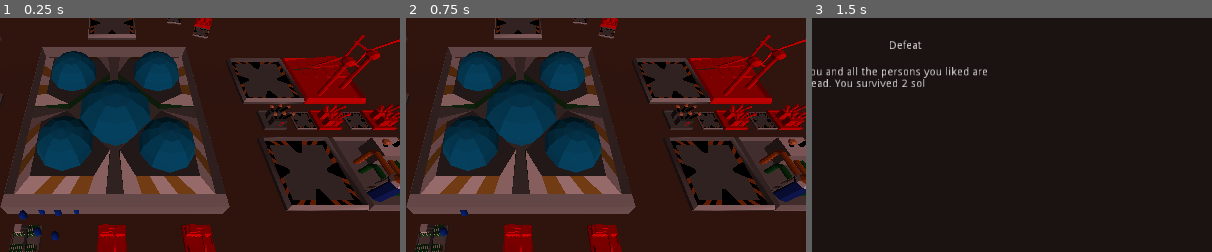
Above: before the commit, frames 1-3 (left to right).
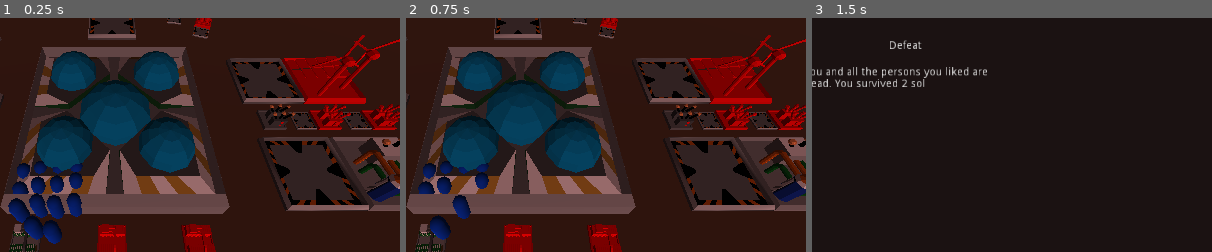
Above: after the commit, the same moments.

Repository: AngryCyboot/LD52
Game: Godot game, scene res://Scènes/Scene principale.tscn
Same seed, same stepped clock (60 frames per second), same inputs: the game is played once before the commit and once after it.
Inputs (mouse positions are % of the whole screen's width and height, from its top left):
- Up to frame 1 (0.25 s): no input
- Up to frame 2 (0.75 s): click (91, 91) at 0.5 s
- Up to frame 3 (1.5 s): tap Enter at 1.25 s; move the mouse to (72, 45) at 1.27 s; hold D from 1.28 s (still down); tap I at 1.35 s; click (72, 45) at 1.42 s
The pictures show only the part of the screen within x 36-86%, y 37-87%; the shares and areas given below are measured in that part.

The runs differ from the first frame. In frame 1, 3.1% of the frame differs, in the area x 2-21%, y 61-97%; in frame 2, 1.6%; in frame 3, nothing differs.

Commit message:
Change colons size

Diff:
--- a/GodotFiles/Scènes/Survivant.tscn
+++ b/GodotFiles/Scènes/Survivant.tscn
@@ -4,20 +4,20 @@
 [ext_resource path="res://scripts/Survivant.gd" type="Script" id=2]
 
 [sub_resource type="CapsuleMesh" id=1]
-radius = 0.25
-mid_height = 0.5
+radius = 0.5
+mid_height = 2.0
 radial_segments = 8
 rings = 3
 
 [sub_resource type="CapsuleShape" id=2]
-radius = 0.3
-height = 0.75
+radius = 0.6
+height = 2.1
 
 [node name="Survivant" type="Spatial"]
 script = ExtResource( 2 )
 
 [node name="Survivant_mesh" type="MeshInstance" parent="."]
-transform = Transform( 1, 0, 0, 0, -4.37114e-08, -1, 0, 1, -4.37114e-08, 0, 0.5, 0 )
+transform = Transform( 1, 0, 0, 0, -4.37114e-08, -1, 0, 1, -4.37114e-08, 0, 1.5, 0 )
 mesh = SubResource( 1 )
 material/0 = ExtResource( 1 )
 
